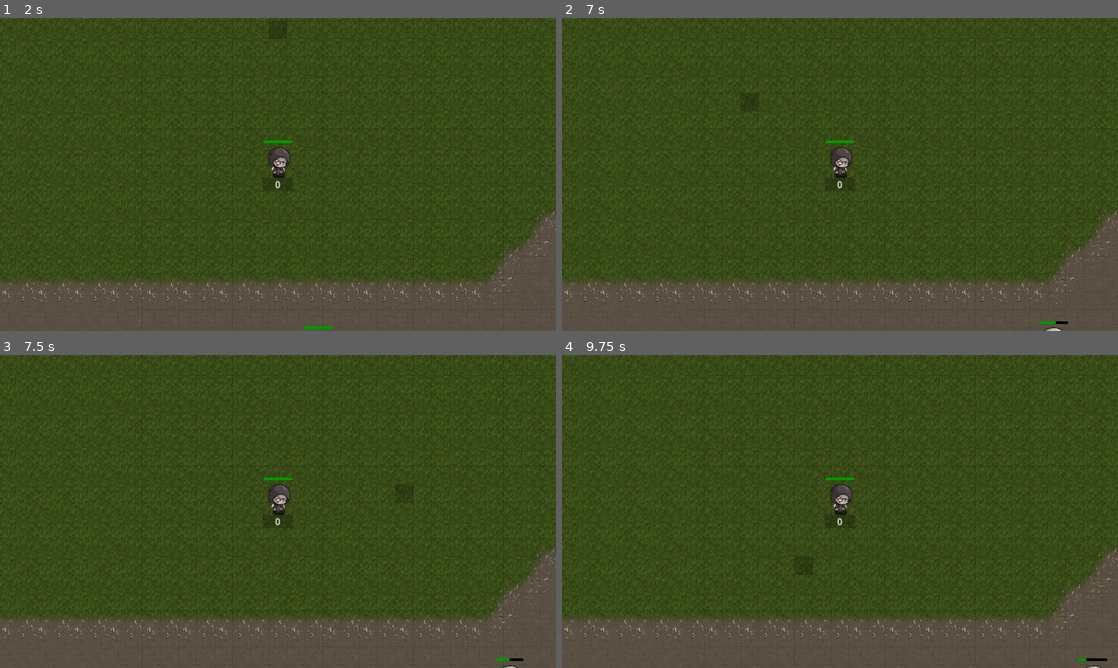
Above: before the commit, frames 1-4 (two rows, left to right).
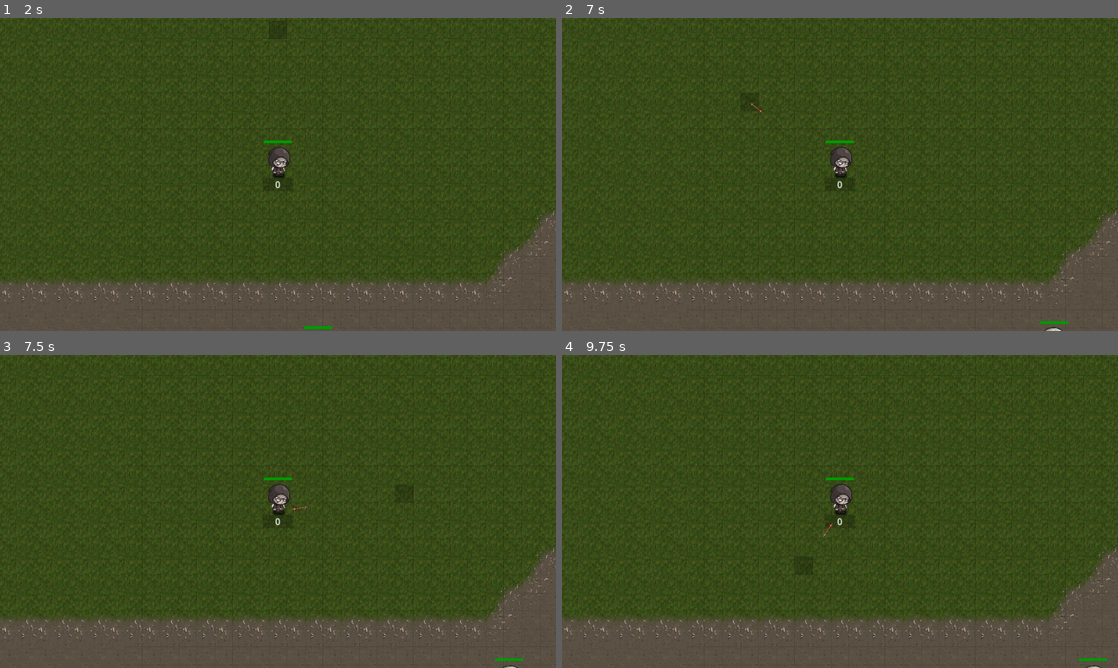
Above: after the commit, the same moments.

Repository: LucasJappert/moomoo-lan-party
Game: Godot game, scene res://scenes/game_manager_scene.tscn
Two runs of this game, one before a commit and one after it. Both use one fixed random seed, a clock stepped at 60 frames per second and the inputs below.
Inputs (mouse positions are in pixels of both pictures, inside the frame that each line leads up to):
- Up to frame 1 (2 s): tap Enter at 0.5 s; move the mouse to (400, 158) at 0.52 s; click (400, 158) at 0.67 s; click "Host new game" at 1.25 s
- Up to frame 2 (7 s): tap Space at 2, 3.5, 5 s; move the mouse to (728, 190) at 2.02 s; click (728, 190) at 2.17 s; tap Enter at 2.75, 4.25 s; move the mouse to (895, 105) at 2.77 s; click (895, 105) at 2.92 s; move the mouse to (812, 237) at 3.52 s; click (812, 237) at 3.67 s; move the mouse to (1006, 221) at 4.27 s; click (1006, 221) at 4.42 s; move the mouse to (673, 127) at 5.02 s; click (673, 127) at 5.17 s; move the mouse to (867, 174) at 5.77 s; click (867, 174) at 5.92 s; move the mouse to (756, 96) at 6.52 s; click (756, 96) at 6.67 s
- Up to frame 3 (7.5 s): move the mouse to (400, 495) at 7.27 s; click (400, 495) at 7.42 s
- Up to frame 4 (9.75 s): move the mouse to (728, 527) at 8.02 s; click (728, 527) at 8.17 s; move the mouse to (895, 442) at 8.77 s; click (895, 442) at 8.92 s; move the mouse to (812, 574) at 9.52 s; click (812, 574) at 9.67 s

Frame 1 is identical in both runs. In frame 2, less than 0.1% of the frame differs, in the area x 33-91%, y 27-98%; in frame 3, less than 0.1%; in frame 4, less than 0.1%, in the area x 47-99%, y 53-98%.

Commit message:
implements projectiles functionallity on left click

Diff:
--- a/assets/enemies/fire_mage.tres
+++ b/assets/enemies/fire_mage.tres
@@ -1,6 +1,6 @@
 [gd_resource type="SpriteFrames" load_steps=5 format=3 uid="uid://ccusg0tasqe8s"]
 
-[ext_resource type="Texture2D" uid="uid://c7v0lqb66uppf" path="res://assets/enemies/enemies_tileset.png" id="1_t1n4x"]
+[ext_resource type="Texture2D" uid="uid://c7v0lqb66uppf" path="res://assets/atlas-64x64.png" id="1_t1n4x"]
 
 [sub_resource type="AtlasTexture" id="AtlasTexture_tjl86"]
 atlas = ExtResource("1_t1n4x")
--- a/assets/enemies/orc.tres
+++ b/assets/enemies/orc.tres
@@ -1,6 +1,6 @@
 [gd_resource type="SpriteFrames" load_steps=5 format=3 uid="uid://bmvwb3wtfg8f1"]
 
-[ext_resource type="Texture2D" uid="uid://c7v0lqb66uppf" path="res://assets/enemies/enemies_tileset.png" id="1_sj1w7"]
+[ext_resource type="Texture2D" uid="uid://c7v0lqb66uppf" path="res://assets/atlas-64x64.png" id="1_sj1w7"]
 
 [sub_resource type="AtlasTexture" id="AtlasTexture_u0xrl"]
 atlas = ExtResource("1_sj1w7")
--- a/assets/enemies/skeleton_archer.tres
+++ b/assets/enemies/skeleton_archer.tres
@@ -1,6 +1,6 @@
 [gd_resource type="SpriteFrames" load_steps=5 format=3 uid="uid://cnejpa8ctx2mq"]
 
-[ext_resource type="Texture2D" uid="uid://c7v0lqb66uppf" path="res://assets/enemies/enemies_tileset.png" id="1_a2j2e"]
+[ext_resource type="Texture2D" uid="uid://c7v0lqb66uppf" path="res://assets/atlas-64x64.png" id="1_a2j2e"]
 
 [sub_resource type="AtlasTexture" id="AtlasTexture_mc5e1"]
 atlas = ExtResource("1_a2j2e")
--- a/assets/heros/hero1.tres
+++ b/assets/heros/hero1.tres
@@ -1,6 +1,6 @@
 [gd_resource type="SpriteFrames" load_steps=5 format=3 uid="uid://lg60fiptyxt4"]
 
-[ext_resource type="Texture2D" uid="uid://c7v0lqb66uppf" path="res://assets/enemies/enemies_tileset.png" id="1_mr35c"]
+[ext_resource type="Texture2D" uid="uid://c7v0lqb66uppf" path="res://assets/atlas-64x64.png" id="1_mr35c"]
 
 [sub_resource type="AtlasTexture" id="AtlasTexture_7mbo1"]
 atlas = ExtResource("1_mr35c")
--- a/scenes/entity/combat_data/combat_data.tscn
+++ b/scenes/entity/combat_data/combat_data.tscn
@@ -5,7 +5,22 @@
 [sub_resource type="SceneReplicationConfig" id="SceneReplicationConfig_60tv1"]
 properties/0/path = NodePath(".:current_hp")
 properties/0/spawn = true
-properties/0/replication_mode = 1
+properties/0/replication_mode = 2
+properties/1/path = NodePath(".:max_hp")
+properties/1/spawn = true
+properties/1/replication_mode = 2
+properties/2/path = NodePath(".:physical_defense")
+properties/2/spawn = true
+properties/2/replication_mode = 2
+properties/3/path = NodePath(".:magic_defense")
+properties/3/spawn = true
+properties/3/replication_mode = 2
+properties/4/path = NodePath(".:evasion")
+properties/4/spawn = true
+properties/4/replication_mode = 2
+properties/5/path = NodePath(".:crit_chance")
+properties/5/spawn = true
+properties/5/replication_mode = 2
 
 [node name="CombatData" type="Node2D"]
 script = ExtResource("1_j6lkr")
--- a/scenes/entity/moomoo_scene.tscn
+++ b/scenes/entity/moomoo_scene.tscn
@@ -12,7 +12,10 @@
 texture = ExtResource("2_pio5k")
 
 [node name="Label" parent="HUD" index="1"]
-anchors_preset = 15
+offset_left = 0.0
+offset_top = 0.0
+offset_right = 0.0
+offset_bottom = 0.0
 
 [node name="AnimatedSprite2D" parent="." index="6"]
 visible = false
--- a/scenes/entity/player_scene.tscn
+++ b/scenes/entity/player_scene.tscn
@@ -11,9 +11,6 @@
 properties/0/replication_mode = 2
 
 [sub_resource type="SceneReplicationConfig" id="SceneReplicationConfig_uyepr"]
-properties/0/path = NodePath("InputSynchronizer:right_click_mouse_pos")
-properties/0/spawn = true
-properties/0/replication_mode = 1
 
 [node name="Player" instance=ExtResource("1_wbrma")]
 script = ExtResource("2_ylf3p")
--- a/scenes/game_manager_scene.tscn
+++ b/scenes/game_manager_scene.tscn
@@ -236,14 +236,14 @@
 _spawnable_scenes = PackedStringArray("uid://bs7blwah20esy")
 spawn_path = NodePath("../Players")
 
+[node name="Players" type="Node2D" parent="."]
+z_index = 2
+z_as_relative = false
+y_sort_enabled = true
+
 [node name="EnemySpawner" type="MultiplayerSpawner" parent="."]
 _spawnable_scenes = PackedStringArray("uid://cj8vdyvtjs0ju")
 spawn_path = NodePath("../Enemies")
-
-[node name="Players" type="Node2D" parent="."]
-z_index = 2
-z_as_relative = false
-y_sort_enabled = true
 
 [node name="Enemies" type="Node2D" parent="."]
 z_index = 2
@@ -296,5 +296,14 @@
 theme_override_font_sizes/font_size = 32
 text = "Join as Player"
 
+[node name="ProjectiilesSpawner" type="MultiplayerSpawner" parent="."]
+_spawnable_scenes = PackedStringArray("uid://ppgdlw8ype7u")
+spawn_path = NodePath("../Projectiles")
+
+[node name="Projectiles" type="Node2D" parent="."]
+z_index = 3
+z_as_relative = false
+y_sort_enabled = true
+
 [connection signal="pressed" from="MultiplayerHUD/Panel/VBoxContainer/HostGame" to="." method="_on_host_game_pressed"]
 [connection signal="pressed" from="MultiplayerHUD/Panel/VBoxContainer/JoinAsPlayer" to="." method="_on_join_as_player_pressed"]
--- /dev/null
+++ b/scenes/general_objects/projectile.tscn
@@ -0,0 +1,37 @@
+[gd_scene load_steps=6 format=3 uid="uid://ppgdlw8ype7u"]
+
+[ext_resource type="Script" uid="uid://0vbog7rf1url" path="res://scripts/general_objects/projectile.gd" id="1_5icix"]
+[ext_resource type="Texture2D" uid="uid://c7v0lqb66uppf" path="res://assets/atlas-64x64.png" id="2_5icix"]
+
+[sub_resource type="SceneReplicationConfig" id="SceneReplicationConfig_5icix"]
+properties/0/path = NodePath(".:position")
+properties/0/spawn = true
+properties/0/replication_mode = 2
+properties/1/path = NodePath(".:rotation")
+properties/1/spawn = true
+properties/1/replication_mode = 2
+
+[sub_resource type="AtlasTexture" id="AtlasTexture_s5kf1"]
+atlas = ExtResource("2_5icix")
+region = Rect2(0, 256, 32, 32)
+
+[sub_resource type="SpriteFrames" id="SpriteFrames_6oe5n"]
+animations = [{
+"frames": [{
+"duration": 1.0,
+"texture": SubResource("AtlasTexture_s5kf1")
+}],
+"loop": true,
+"name": &"default",
+"speed": 5.0
+}]
+
+[node name="Projectile" type="Node2D"]
+script = ExtResource("1_5icix")
+
+[node name="MultiplayerSynchronizer" type="MultiplayerSynchronizer" parent="."]
+replication_config = SubResource("SceneReplicationConfig_5icix")
+
+[node name="AnimatedSprite2D" type="AnimatedSprite2D" parent="."]
+texture_filter = 3
+sprite_frames = SubResource("SpriteFrames_6oe5n")
--- a/scripts/entity/enemy.gd
+++ b/scripts/entity/enemy.gd
@@ -42,7 +42,6 @@
 
 func _on_every_timer_500ms():
 	_try_set_current_path()
-	combat_data._server_receive_damage(5)
 
 func _try_set_current_path():
 	target_entity = _get_nearest_player_inside_vision()
--- a/scripts/entity/entity.gd
+++ b/scripts/entity/entity.gd
@@ -26,7 +26,6 @@
 
 @onready var sprite: AnimatedSprite2D = $AnimatedSprite2D
 
-
 @rpc("authority", "call_local")
 func rpc_set_state(state: EntityState.StateEnum) -> void:
 	current_state = state
@@ -34,14 +33,12 @@
 	if MultiplayerManager.HOSTED_GAME || not multiplayer.is_server():
 		EntityState._play_animation(self)
 
-
 @rpc("authority", "call_local")
 func rpc_receive_damage(data: Dictionary):
 	var di = DamageInfo.new()
 	print("⚔️ Damage received:", di.amount, "critical:", di.critical)
 	di.from_dict(data)
 	combat_data._global_receive_damage(di)
-
 
 @rpc("authority", "call_local")
 func rpc_die():
@@ -90,7 +87,7 @@
 	# Implemented in Player and Enemy
 	pass
 
-func _update_path():
+func _update_path(_target_position: Vector2):
 	# Implemented in Player and Enemy
 	pass
 
--- a/scripts/entity/helpers/movement_entity_helper.gd
+++ b/scripts/entity/helpers/movement_entity_helper.gd
@@ -21,7 +21,7 @@
 
 		if AStarGridManager.astar_grid.is_point_solid(next_target_cell):
 			 # Update the path and return when next target cell is blocked
-			my_owner._update_path()
+			my_owner._update_path(my_owner.current_path.back())
 			return _stop_movement()
 		AStarGridManager.set_cell_blocked(my_owner.current_cell, false)
 		AStarGridManager.set_cell_blocked(next_target_cell, true)
--- a/scripts/entity/input_synchronizer.gd
+++ b/scripts/entity/input_synchronizer.gd
@@ -1,8 +1,6 @@
 extends MultiplayerSynchronizer
 
-@onready var player = get_parent()
-
-@export var right_click_mouse_pos = null
+@onready var player: Player = get_parent()
 
 func _ready():
 	if get_multiplayer_authority() != multiplayer.get_unique_id():
@@ -12,4 +10,21 @@
 
 func _unhandled_input(event):
 	if event is InputEventMouseButton and event.button_index == MOUSE_BUTTON_RIGHT and event.pressed:
-		right_click_mouse_pos = player.get_global_mouse_position()
+		var right_click_mouse_pos = player.get_global_mouse_position()
+		rpc_id(1, "receive_right_click_position", right_click_mouse_pos)
+
+	if event is InputEventMouseButton and event.button_index == MOUSE_BUTTON_LEFT and event.pressed:
+		var left_click_mouse_pos = player.get_global_mouse_position()
+		print("Client left_click_mouse_pos: ", left_click_mouse_pos)
+		rpc_id(1, "receive_left_click_position", left_click_mouse_pos)
+
+
+@rpc("authority", "call_local")
+func receive_right_click_position(_right_click_position: Vector2):
+	player._update_path(_right_click_position)
+
+@rpc("authority", "call_local")
+func receive_left_click_position(_left_click_position: Vector2):
+	var start_cell = AStarGridManager.world_to_cell(player.global_position)
+	var target_cell = AStarGridManager.world_to_cell(_left_click_position)
+	Projectile.launch(AStarGridManager.cell_to_world(start_cell), AStarGridManager.cell_to_world(target_cell))
--- a/scripts/entity/player.gd
+++ b/scripts/entity/player.gd
@@ -2,7 +2,6 @@
 
 extends Entity
 
-var right_click_mouse_pos = null
 @export var player_id: int = 0
 
 func set_player_id(value: int) -> void:
@@ -23,12 +22,7 @@
 	sprite.frames = load("res://assets/heros/hero1.tres")
 	pass
 
-func _server_verify_right_click_mouse_pos(_delta: float):
-	if right_click_mouse_pos != %InputSynchronizer.right_click_mouse_pos:
-		right_click_mouse_pos = %InputSynchronizer.right_click_mouse_pos
-		_update_path()
-
-func _update_path():
+func _update_path(_click_position: Vector2):
 	var from_cell = AStarGridManager.world_to_cell(target_pos if target_pos != null else global_position)
-	var to_cell = AStarGridManager.world_to_cell(right_click_mouse_pos)
+	var to_cell = AStarGridManager.world_to_cell(_click_position)
 	current_path = AStarGridManager.find_path(from_cell, to_cell)
--- a/scripts/game_manager.gd
+++ b/scripts/game_manager.gd
@@ -10,9 +10,10 @@
 	MyCamera.set_screen_size()
 
 	call_deferred("_init_player_spawner")
-	GameManager.enemies_nodes = $Enemies
+	GameManager.enemies_node = $Enemies
 	GameManager.players_node = $Players
 	GameManager.moomoo_node = $Moomoo
+	GameManager.projectiles_node = $Projectiles
 
 	GameManager.moomoo = MOOMOO_SCENE.instantiate()
 	GameManager.moomoo_node.add_child(GameManager.moomoo)
--- /dev/null
+++ b/scripts/general_objects/projectile.gd
@@ -0,0 +1,25 @@
+class_name Projectile
+
+extends Node2D
+
+const PROJECTILE_SCENE = preload("res://scenes/general_objects/projectile.tscn")
+
+@export var speed: float = 600.0
+var direction := Vector2.ZERO
+var target_position := Vector2.ZERO
+
+func _physics_process(delta: float) -> void:
+	if direction != Vector2.ZERO:
+		position += direction.normalized() * speed * delta
+
+	if position.distance_to(target_position) < 10:
+		queue_free()
+
+static func launch(start_pos: Vector2, target_pos: Vector2):
+	var projectile = PROJECTILE_SCENE.instantiate()
+	projectile.position = start_pos
+	print(start_pos, target_pos)
+	projectile.target_position = target_pos
+	projectile.direction = target_pos - start_pos
+	projectile.rotation = projectile.direction.angle()
+	GameManager.add_projectile(projectile)
--- a/scripts/globals/game_manager.gd
+++ b/scripts/globals/game_manager.gd
@@ -1,9 +1,10 @@
 extends Node
 
-var enemies_nodes: Node2D
+var enemies_node: Node2D
 var enemies: Dictionary[int, Enemy] = {}
 var players_node: Node2D
 var players: Dictionary[int, Player] = {}
+var projectiles_node: Node2D
 var moomoo_node
 var moomoo: Moomoo
 
@@ -11,8 +12,11 @@
 	pass
 
 func add_enemy(enemy: Enemy) -> void:
-	enemies_nodes.add_child(enemy)
+	enemies_node.add_child(enemy)
 	enemies[enemy.id] = enemy
+
+func add_projectile(projectile: Projectile) -> void:
+	projectiles_node.add_child(projectile, true)
 
 func get_entities() -> Array[Entity]:
 	return cast_array_to_entity(get_players()) + cast_array_to_entity(get_enemies())
Binary file added: assets/atlas-32x32.png
Not shown, changed: assets/atlas-32x32.png.import
Binary file added: assets/atlas-64x64.png
Not shown, added: assets/atlas-64x64.png.import
Binary file added: assets/enemies/atlas1.png
Not shown, added: assets/enemies/atlas1.png.import
Binary file removed: assets/enemies/enemies_tileset.png
Not shown, added: scripts/general_objects/projectile.gd.uid
